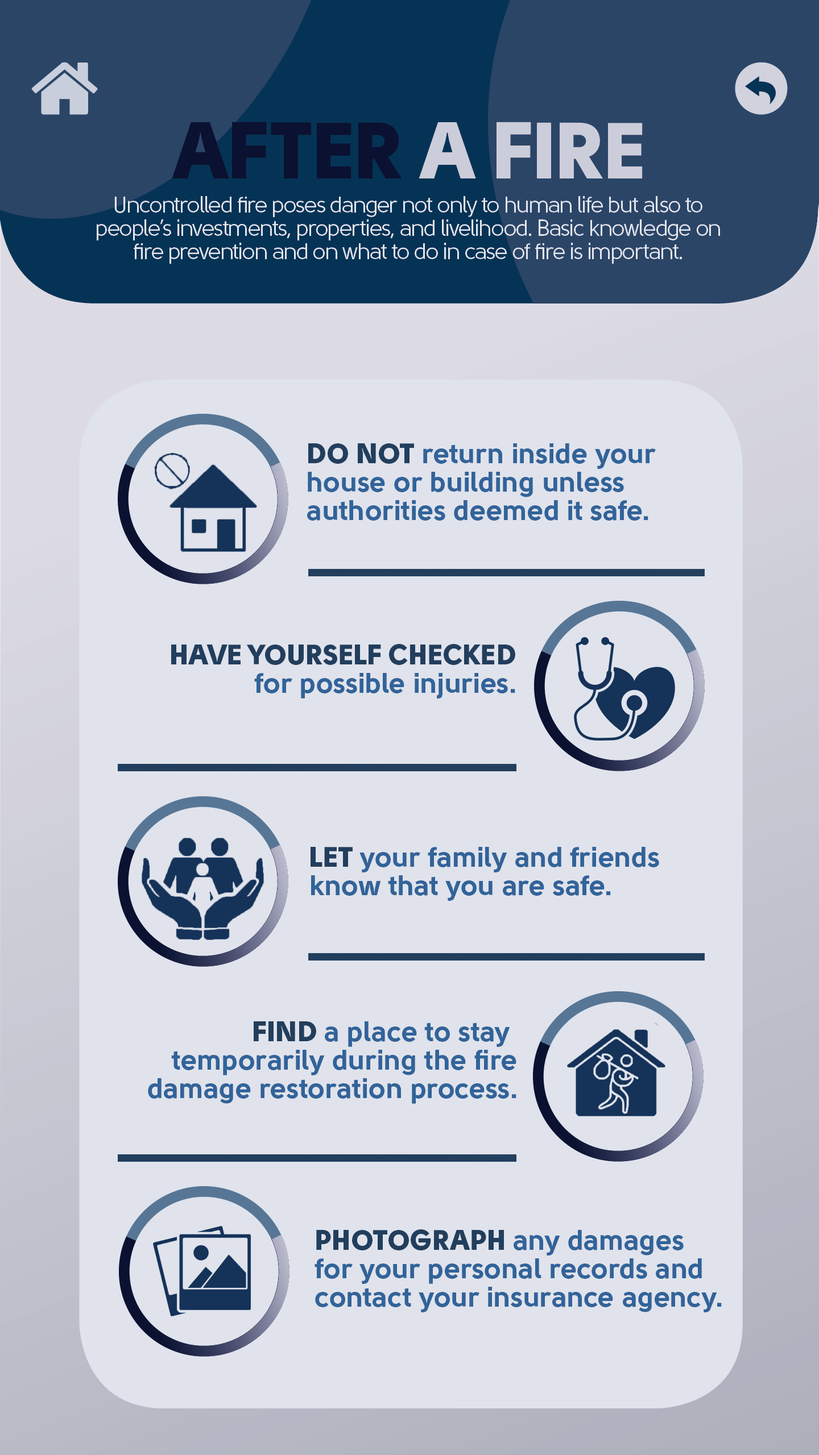
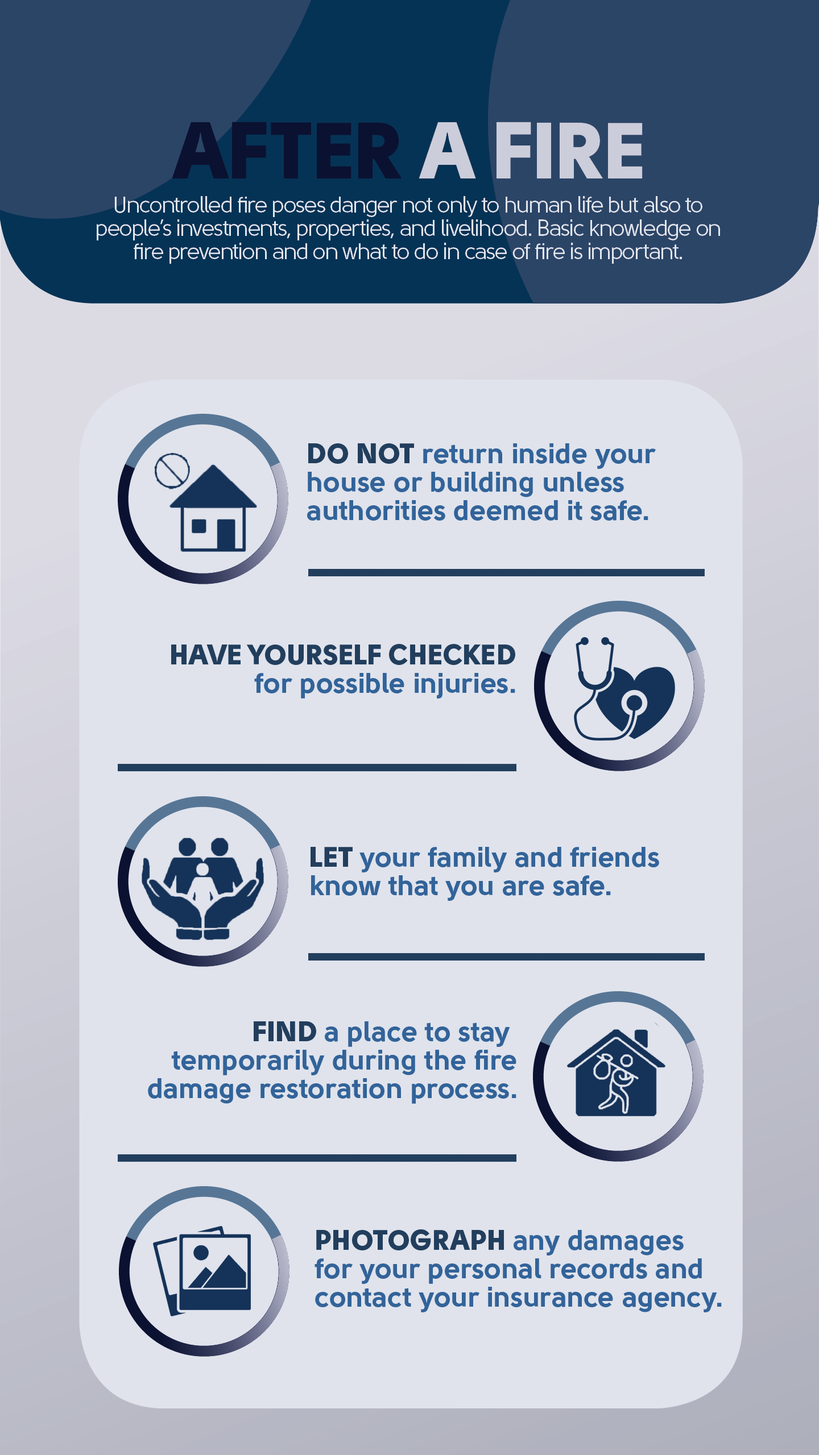
Comparing the layer stacks of the two 819 × 1455 images. Changes:
hid "home" over (x1=31, y1=61, x2=98, y2=115)
hid "back" over (x1=734, y1=61, x2=788, y2=115)
